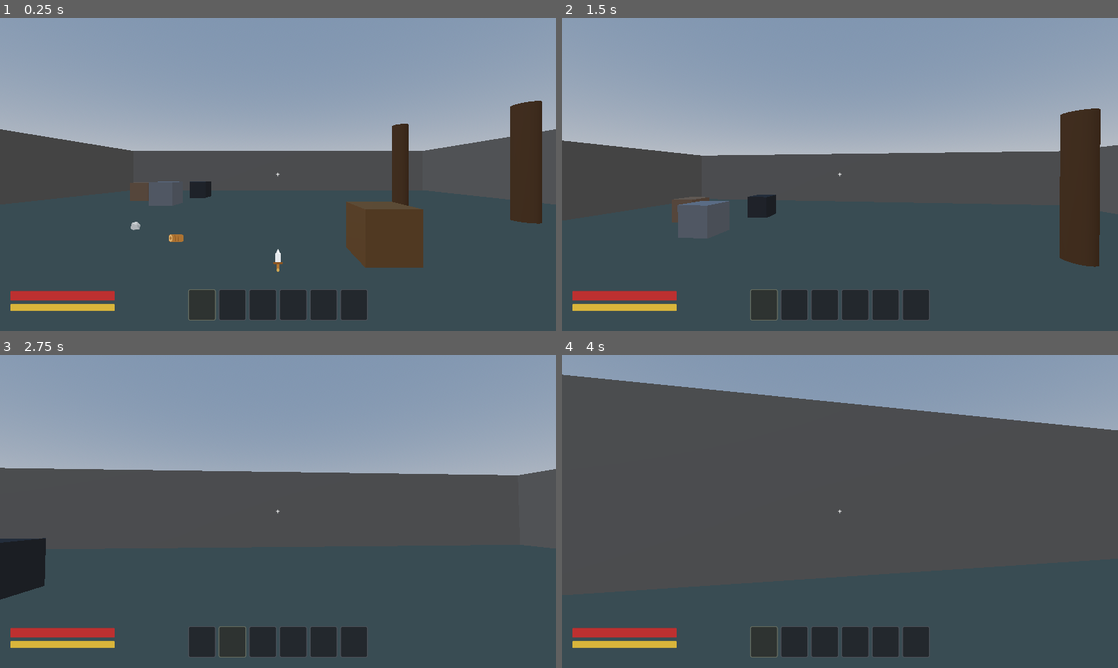
Above: before the commit, frames 1-4 (two rows, left to right).
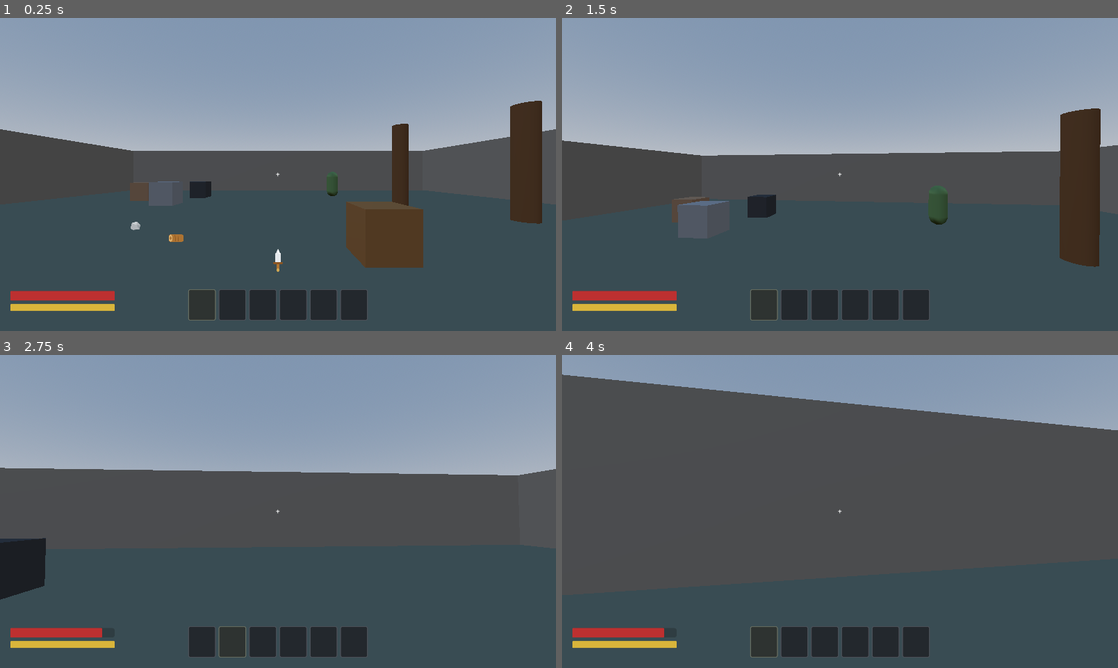
Above: after the commit, the same moments.

Repository: RosierKirill/QuietPlaceGame
Game: Godot game, scene res://world/test_room.tscn
The game is run twice, just before and just after one commit, with the same random seed, the same clock (stepped at 60 frames per second) and the same inputs.
Inputs (mouse positions are in pixels of both pictures, inside the frame that each line leads up to):
- Up to frame 1 (0.25 s): no input
- Up to frame 2 (1.5 s): tap Enter at 0.5 s; move the mouse to (867, 174) at 0.52 s; press the mouse at (867, 174) at 0.53 s; hold W (move_forward) from 0.53 s (still down); tap Space (jump) at 0.77 s; move the mouse to (812, 174) at 1.27 s; release the mouse at (812, 174) at 1.28 s; click (812, 174) at 1.35 s
- Up to frame 3 (2.75 s): keep holding W (move_forward); tap Space (jump) at 1.52 s; move the mouse to (289, 505) at 2.02 s; hold Mouse wheel down (hotbar_next) from 2.03 s (still down); click (289, 505) at 2.3 s
- Up to frame 4 (4 s): keep holding W (move_forward); move the mouse to (834, 517) at 2.77 s; release Mouse wheel down (hotbar_next) at 2.78 s; tap Mouse wheel up (hotbar_previous) at 2.85 s; tap Space (jump) at 3.02, 3.77 s; click (834, 517) at 3.05 s; move the mouse to (878, 514) at 3.52 s; hold E (interact) from 3.53 s (still down); click (878, 514) at 3.8 s

The runs differ from the first frame. In frame 1, less than 0.1% of the frame differs, in the area x 58-61%, y 49-57%; in frame 2, 0.3%, in the area x 65-70%, y 54-66%; in frame 3, less than 0.1%; in frame 4, less than 0.1%.

Commit message:
feat: ajoute la machine à états, la navigation et les créatures
Machine à états générique pilotant des nœuds State enfants : le comportement
se compose dans la scène, en ajoutant ou retirant des états, sans toucher au
code. Cinq états réutilisables — inactivité, errance, poursuite, attaque et
fuite — partagés par toutes les créatures.

Mob rassemble ce que mouton et zombie ont en commun : points de vie, zone
touchable, navigation et détection du joueur. Un coup encaissé désigne son
auteur comme cible, ce qui fait fuir le mouton et retourne le zombie contre
son agresseur, à partir du même mécanisme.

Le zombie poursuit et frappe le joueur, qui reçoit une Hurtbox sur sa propre
couche de collision afin que sa dague ne puisse pas le blesser lui-même.
Ajoute une surface de navigation couvrant le sol de la salle de test.

GAME-504 GAME-505 GAME-506 GAME-507 GAME-508

Diff:
--- /dev/null
+++ b/entities/mobs/mob.gd
@@ -0,0 +1,144 @@
+class_name Mob
+extends CharacterBody3D
+
+## Base commune à toutes les créatures.
+##
+## Porte ce que mouton et zombie ont en commun : points de vie, zone touchable,
+## navigation et détection du joueur. Le comportement, lui, vit entièrement
+## dans la [StateMachine] de la scène : c'est elle qui décide de fuir ou de
+## poursuivre, pas ce script.
+
+## Émis quand la créature meurt, juste avant sa disparition.
+signal died
+
+@export_group("Déplacement")
+## Vitesse de déplacement normale, en mètres par seconde.
+@export var move_speed: float = 2.0
+## Vitesse utilisée en poursuite ou en fuite.
+@export var alert_speed: float = 4.0
+## Vitesse de rotation vers la direction du déplacement.
+@export var turn_speed: float = 8.0
+
+@export_group("Perception")
+## Distance à laquelle la créature repère le joueur.
+@export var detection_radius: float = 12.0
+## Distance au-delà de laquelle elle le perd de vue.
+@export var lose_target_radius: float = 18.0
+## Groupe auquel appartient la cible recherchée.
+@export var target_group: StringName = &"player"
+## État rejoint quand la créature est blessée. Vide pour ne pas réagir.
+@export var hurt_state: StringName = &""
+
+@onready var health: Health = $Health
+@onready var navigation_agent: NavigationAgent3D = $NavigationAgent3D
+
+## Cible repérée, ou null.
+var target: Node3D
+
+var _gravity: float = ProjectSettings.get_setting("physics/3d/default_gravity", 9.8)
+
+
+func _ready() -> void:
+	health.died.connect(_on_died)
+
+	var hurtbox := get_node_or_null("Hurtbox") as Hurtbox
+	if hurtbox != null:
+		hurtbox.hit_received.connect(_on_hit_received)
+
+
+func _physics_process(delta: float) -> void:
+	if not is_on_floor():
+		velocity.y -= _gravity * delta
+
+	move_and_slide()
+
+
+## Fixe la destination de navigation.
+func set_destination(destination: Vector3) -> void:
+	navigation_agent.target_position = destination
+
+
+## Avance d'un pas le long du chemin calculé, à [param speed].
+## Ne fait rien si la destination est atteinte.
+func follow_path(delta: float, speed: float) -> void:
+	if navigation_agent.is_navigation_finished():
+		stop_moving(delta)
+		return
+
+	var next_point := navigation_agent.get_next_path_position()
+	var direction := (next_point - global_position)
+	direction.y = 0.0
+
+	if direction.length_squared() < 0.0001:
+		return
+
+	direction = direction.normalized()
+	velocity.x = direction.x * speed
+	velocity.z = direction.z * speed
+	_face_direction(direction, delta)
+
+
+## Amortit le déplacement horizontal jusqu'à l'arrêt.
+func stop_moving(delta: float) -> void:
+	velocity.x = move_toward(velocity.x, 0.0, move_speed * 4.0 * delta)
+	velocity.z = move_toward(velocity.z, 0.0, move_speed * 4.0 * delta)
+
+
+## Cherche la cible la plus proche du groupe surveillé, dans le rayon de détection.
+func acquire_target() -> Node3D:
+	var candidates := get_tree().get_nodes_in_group(target_group)
+
+	for candidate in candidates:
+		if not candidate is Node3D:
+			continue
+
+		var node := candidate as Node3D
+		if global_position.distance_to(node.global_position) <= detection_radius:
+			target = node
+			return target
+
+	return null
+
+
+## Distance à la cible, ou INF s'il n'y en a pas.
+func distance_to_target() -> float:
+	if target == null:
+		return INF
+	return global_position.distance_to(target.global_position)
+
+
+## Vrai si la cible est hors de portée et doit être oubliée.
+func has_lost_target() -> bool:
+	return target == null or distance_to_target() > lose_target_radius
+
+
+## Point aléatoire accessible autour de la position actuelle.
+func random_point_around(radius: float) -> Vector3:
+	var angle := randf() * TAU
+	var distance := randf_range(radius * 0.3, radius)
+	return global_position + Vector3(cos(angle) * distance, 0.0, sin(angle) * distance)
+
+
+## Oriente progressivement la créature vers [param direction].
+func _face_direction(direction: Vector3, delta: float) -> void:
+	var desired_yaw := atan2(-direction.x, -direction.z)
+	rotation.y = lerp_angle(rotation.y, desired_yaw, turn_speed * delta)
+
+
+## Un coup encaissé désigne son auteur comme cible et déclenche la réaction
+## configurée : fuir pour un mouton, se retourner contre l'agresseur pour un zombie.
+func _on_hit_received(_amount: float, source: Node) -> void:
+	if hurt_state == &"":
+		return
+
+	if source is Node3D:
+		target = source as Node3D
+
+	var state_machine := get_node_or_null("StateMachine") as StateMachine
+	if state_machine != null:
+		state_machine.travel(hurt_state)
+
+
+func _on_died() -> void:
+	died.emit()
+	queue_free()
--- /dev/null
+++ b/entities/mobs/sheep.tscn
@@ -0,0 +1,75 @@
+[gd_scene load_steps=11 format=3]
+
+[ext_resource type="Script" path="res://entities/mobs/mob.gd" id="1_mob"]
+[ext_resource type="Script" path="res://systems/combat/health.gd" id="2_health"]
+[ext_resource type="Script" path="res://systems/combat/hurtbox.gd" id="3_hurtbox"]
+[ext_resource type="Script" path="res://systems/ai/state_machine.gd" id="4_state_machine"]
+[ext_resource type="Script" path="res://entities/mobs/states/mob_idle_state.gd" id="5_idle"]
+[ext_resource type="Script" path="res://entities/mobs/states/mob_wander_state.gd" id="6_wander"]
+[ext_resource type="Script" path="res://entities/mobs/states/mob_flee_state.gd" id="7_flee"]
+
+[sub_resource type="StandardMaterial3D" id="Material_sheep"]
+albedo_color = Color(0.9, 0.89, 0.85, 1)
+roughness = 1.0
+
+[sub_resource type="CapsuleMesh" id="Mesh_sheep"]
+material = SubResource("Material_sheep")
+radius = 0.35
+height = 1.0
+
+[sub_resource type="CapsuleShape3D" id="Shape_sheep"]
+radius = 0.35
+height = 1.0
+
+[node name="Sheep" type="CharacterBody3D"]
+script = ExtResource("1_mob")
+move_speed = 1.2
+alert_speed = 4.2
+detection_radius = 5.0
+lose_target_radius = 14.0
+hurt_state = &"Flee"
+
+[node name="MeshInstance3D" type="MeshInstance3D" parent="."]
+transform = Transform3D(0, 0, 1, 0, 1, 0, -1, 0, 0, 0, 0.5, 0)
+mesh = SubResource("Mesh_sheep")
+
+[node name="CollisionShape3D" type="CollisionShape3D" parent="."]
+transform = Transform3D(1, 0, 0, 0, 1, 0, 0, 0, 1, 0, 0.5, 0)
+shape = SubResource("Shape_sheep")
+
+[node name="Health" type="Node" parent="."]
+script = ExtResource("2_health")
+max_health = 30.0
+
+[node name="Hurtbox" type="Area3D" parent="."]
+collision_layer = 2
+collision_mask = 0
+script = ExtResource("3_hurtbox")
+health = NodePath("../Health")
+
+[node name="CollisionShape3D" type="CollisionShape3D" parent="Hurtbox"]
+transform = Transform3D(1, 0, 0, 0, 1, 0, 0, 0, 1, 0, 0.5, 0)
+shape = SubResource("Shape_sheep")
+
+[node name="NavigationAgent3D" type="NavigationAgent3D" parent="."]
+path_desired_distance = 0.6
+target_desired_distance = 0.8
+
+[node name="StateMachine" type="Node" parent="."]
+script = ExtResource("4_state_machine")
+initial_state = &"Idle"
+
+[node name="Idle" type="Node" parent="StateMachine"]
+script = ExtResource("5_idle")
+alert_state = &"Flee"
+next_state = &"Wander"
+
+[node name="Wander" type="Node" parent="StateMachine"]
+script = ExtResource("6_wander")
+wander_radius = 5.0
+alert_state = &"Flee"
+next_state = &"Idle"
+
+[node name="Flee" type="Node" parent="StateMachine"]
+script = ExtResource("7_flee")
+calm_state = &"Idle"
--- /dev/null
+++ b/entities/mobs/states/mob_attack_state.gd
@@ -0,0 +1,49 @@
+class_name MobAttackState
+extends State
+
+## La créature frappe sa cible, marque un temps de récupération,
+## puis repart en poursuite.
+
+## Chemin vers la [Hitbox] utilisée pour frapper.
+@export var hitbox_path: NodePath = ^"../../Hitbox"
+## Durée pendant laquelle la zone de dégâts reste ouverte, en secondes.
+@export var strike_duration: float = 0.25
+## Temps de récupération entre deux coups, en secondes.
+@export var recovery_duration: float = 1.0
+## Distance au-delà de laquelle la cible est considérée hors de portée.
+@export var attack_range: float = 2.2
+## État rejoint après le coup.
+@export var next_state: StringName = &"Chase"
+
+@onready var _mob: Mob = get_parent().get_parent() as Mob
+@onready var _hitbox: Hitbox = get_node_or_null(hitbox_path) as Hitbox
+
+var _elapsed: float = 0.0
+var _strike_closed: bool = false
+
+
+func enter() -> void:
+	_elapsed = 0.0
+	_strike_closed = false
+
+	if _hitbox != null:
+		_hitbox.activate()
+
+
+func exit() -> void:
+	if _hitbox != null:
+		_hitbox.deactivate()
+
+
+func physics_update(delta: float) -> void:
+	_mob.stop_moving(delta)
+	_elapsed += delta
+
+	# La zone de dégâts ne reste ouverte que le temps du geste.
+	if not _strike_closed and _elapsed >= strike_duration:
+		_strike_closed = true
+		if _hitbox != null:
+			_hitbox.deactivate()
+
+	if _elapsed >= strike_duration + recovery_duration:
+		travel(next_state)
--- /dev/null
+++ b/entities/mobs/states/mob_chase_state.gd
@@ -0,0 +1,28 @@
+class_name MobChaseState
+extends State
+
+## La créature poursuit sa cible jusqu'à être à portée d'attaque,
+## ou abandonne si la cible s'éloigne trop.
+
+## Distance à laquelle l'attaque se déclenche.
+@export var attack_range: float = 1.8
+## État rejoint une fois à portée.
+@export var attack_state: StringName = &"Attack"
+## État rejoint quand la cible est perdue.
+@export var lost_state: StringName = &"Idle"
+
+@onready var _mob: Mob = get_parent().get_parent() as Mob
+
+
+func physics_update(delta: float) -> void:
+	if _mob.has_lost_target():
+		_mob.target = null
+		travel(lost_state)
+		return
+
+	if _mob.distance_to_target() <= attack_range:
+		travel(attack_state)
+		return
+
+	_mob.set_destination(_mob.target.global_position)
+	_mob.follow_path(delta, _mob.alert_speed)
--- /dev/null
+++ b/entities/mobs/states/mob_flee_state.gd
@@ -0,0 +1,44 @@
+class_name MobFleeState
+extends State
+
+## La créature s'éloigne de ce qui l'effraie, puis se calme une fois
+## suffisamment loin.
+
+## Distance de sécurité au-delà de laquelle la créature cesse de fuir.
+@export var safe_distance: float = 14.0
+## Distance parcourue à chaque nouvelle destination de fuite.
+@export var flee_step: float = 6.0
+## État rejoint une fois la menace distancée.
+@export var calm_state: StringName = &"Idle"
+
+@onready var _mob: Mob = get_parent().get_parent() as Mob
+
+
+func enter() -> void:
+	_pick_escape_destination()
+
+
+func physics_update(delta: float) -> void:
+	if _mob.target == null or _mob.distance_to_target() >= safe_distance:
+		_mob.target = null
+		travel(calm_state)
+		return
+
+	if _mob.navigation_agent.is_navigation_finished():
+		_pick_escape_destination()
+
+	_mob.follow_path(delta, _mob.alert_speed)
+
+
+## Choisit un point situé à l'opposé de la menace.
+func _pick_escape_destination() -> void:
+	if _mob.target == null:
+		return
+
+	var away := _mob.global_position - _mob.target.global_position
+	away.y = 0.0
+
+	if away.length_squared() < 0.0001:
+		away = Vector3.FORWARD
+
+	_mob.set_destination(_mob.global_position + away.normalized() * flee_step)
--- /dev/null
+++ b/entities/mobs/states/mob_idle_state.gd
@@ -0,0 +1,34 @@
+class_name MobIdleState
+extends State
+
+## La créature s'arrête un moment, puis repart en errance.
+## Si elle repère une cible, elle bascule vers l'état d'alerte configuré.
+
+## Durée minimale de la pause, en secondes.
+@export var minimum_duration: float = 1.0
+## Durée maximale de la pause, en secondes.
+@export var maximum_duration: float = 3.0
+## État rejoint quand une cible est repérée. Vide pour ignorer les cibles.
+@export var alert_state: StringName = &""
+## État rejoint à la fin de la pause.
+@export var next_state: StringName = &"Wander"
+
+@onready var _mob: Mob = get_parent().get_parent() as Mob
+
+var _remaining: float = 0.0
+
+
+func enter() -> void:
+	_remaining = randf_range(minimum_duration, maximum_duration)
+
+
+func physics_update(delta: float) -> void:
+	_mob.stop_moving(delta)
+
+	if alert_state != &"" and _mob.acquire_target() != null:
+		travel(alert_state)
+		return
+
+	_remaining -= delta
+	if _remaining <= 0.0:
+		travel(next_state)
--- /dev/null
+++ b/entities/mobs/states/mob_wander_state.gd
@@ -0,0 +1,36 @@
+class_name MobWanderState
+extends State
+
+## La créature marche jusqu'à un point tiré au hasard autour d'elle,
+## puis retourne à l'inactivité.
+
+## Rayon, en mètres, dans lequel le point de destination est tiré.
+@export var wander_radius: float = 6.0
+## Délai au-delà duquel on abandonne le trajet, en secondes.
+@export var give_up_after: float = 6.0
+## État rejoint quand une cible est repérée. Vide pour ignorer les cibles.
+@export var alert_state: StringName = &""
+## État rejoint une fois le point atteint.
+@export var next_state: StringName = &"Idle"
+
+@onready var _mob: Mob = get_parent().get_parent() as Mob
+
+var _elapsed: float = 0.0
+
+
+func enter() -> void:
+	_elapsed = 0.0
+	_mob.set_destination(_mob.random_point_around(wander_radius))
+
+
+func physics_update(delta: float) -> void:
+	if alert_state != &"" and _mob.acquire_target() != null:
+		travel(alert_state)
+		return
+
+	_elapsed += delta
+	if _mob.navigation_agent.is_navigation_finished() or _elapsed >= give_up_after:
+		travel(next_state)
+		return
+
+	_mob.follow_path(delta, _mob.move_speed)
--- /dev/null
+++ b/entities/mobs/zombie.tscn
@@ -0,0 +1,94 @@
+[gd_scene load_steps=13 format=3]
+
+[ext_resource type="Script" path="res://entities/mobs/mob.gd" id="1_mob"]
+[ext_resource type="Script" path="res://systems/combat/health.gd" id="2_health"]
+[ext_resource type="Script" path="res://systems/combat/hurtbox.gd" id="3_hurtbox"]
+[ext_resource type="Script" path="res://systems/combat/hitbox.gd" id="4_hitbox"]
+[ext_resource type="Script" path="res://systems/ai/state_machine.gd" id="5_state_machine"]
+[ext_resource type="Script" path="res://entities/mobs/states/mob_idle_state.gd" id="6_idle"]
+[ext_resource type="Script" path="res://entities/mobs/states/mob_wander_state.gd" id="7_wander"]
+[ext_resource type="Script" path="res://entities/mobs/states/mob_chase_state.gd" id="8_chase"]
+[ext_resource type="Script" path="res://entities/mobs/states/mob_attack_state.gd" id="9_attack"]
+
+[sub_resource type="StandardMaterial3D" id="Material_zombie"]
+albedo_color = Color(0.36, 0.5, 0.31, 1)
+roughness = 0.9
+
+[sub_resource type="CapsuleMesh" id="Mesh_zombie"]
+material = SubResource("Material_zombie")
+radius = 0.4
+height = 1.8
+
+[sub_resource type="CapsuleShape3D" id="Shape_zombie"]
+radius = 0.4
+height = 1.8
+
+[node name="Zombie" type="CharacterBody3D"]
+script = ExtResource("1_mob")
+move_speed = 1.6
+alert_speed = 3.4
+detection_radius = 14.0
+lose_target_radius = 20.0
+hurt_state = &"Chase"
+
+[node name="MeshInstance3D" type="MeshInstance3D" parent="."]
+transform = Transform3D(1, 0, 0, 0, 1, 0, 0, 0, 1, 0, 0.9, 0)
+mesh = SubResource("Mesh_zombie")
+
+[node name="CollisionShape3D" type="CollisionShape3D" parent="."]
+transform = Transform3D(1, 0, 0, 0, 1, 0, 0, 0, 1, 0, 0.9, 0)
+shape = SubResource("Shape_zombie")
+
+[node name="Health" type="Node" parent="."]
+script = ExtResource("2_health")
+max_health = 60.0
+
+[node name="Hurtbox" type="Area3D" parent="."]
+collision_layer = 2
+collision_mask = 0
+script = ExtResource("3_hurtbox")
+health = NodePath("../Health")
+
+[node name="CollisionShape3D" type="CollisionShape3D" parent="Hurtbox"]
+transform = Transform3D(1, 0, 0, 0, 1, 0, 0, 0, 1, 0, 0.9, 0)
+shape = SubResource("Shape_zombie")
+
+[node name="Hitbox" type="Area3D" parent="."]
+transform = Transform3D(1, 0, 0, 0, 1, 0, 0, 0, 1, 0, 1, -0.9)
+collision_layer = 0
+collision_mask = 4
+monitoring = false
+script = ExtResource("4_hitbox")
+damage = 12.0
+
+[node name="CollisionShape3D" type="CollisionShape3D" parent="Hitbox"]
+shape = SubResource("Shape_zombie")
+
+[node name="NavigationAgent3D" type="NavigationAgent3D" parent="."]
+path_desired_distance = 0.6
+target_desired_distance = 0.8
+
+[node name="StateMachine" type="Node" parent="."]
+script = ExtResource("5_state_machine")
+initial_state = &"Idle"
+
+[node name="Idle" type="Node" parent="StateMachine"]
+script = ExtResource("6_idle")
+alert_state = &"Chase"
+next_state = &"Wander"
+
+[node name="Wander" type="Node" parent="StateMachine"]
+script = ExtResource("7_wander")
+wander_radius = 7.0
+alert_state = &"Chase"
+next_state = &"Idle"
+
+[node name="Chase" type="Node" parent="StateMachine"]
+script = ExtResource("8_chase")
+attack_range = 1.8
+attack_state = &"Attack"
+lost_state = &"Idle"
+
+[node name="Attack" type="Node" parent="StateMachine"]
+script = ExtResource("9_attack")
+next_state = &"Chase"
--- a/player/player.tscn
+++ b/player/player.tscn
@@ -8,6 +8,7 @@
 [ext_resource type="Script" path="res://systems/inventory/inventory.gd" id="6_inventory"]
 [ext_resource type="Script" path="res://player/weapon_holder.gd" id="7_weapon"]
 [ext_resource type="Script" path="res://systems/combat/hitbox.gd" id="8_hitbox"]
+[ext_resource type="Script" path="res://systems/combat/hurtbox.gd" id="9_hurtbox"]
 
 [sub_resource type="StandardMaterial3D" id="Material_blade"]
 albedo_color = Color(0.81, 0.83, 0.86, 1)
@@ -25,7 +26,7 @@
 radius = 0.4
 height = 1.8
 
-[node name="Player" type="CharacterBody3D"]
+[node name="Player" type="CharacterBody3D" groups=["player"]]
 script = ExtResource("1_controller")
 
 [node name="CollisionShape3D" type="CollisionShape3D" parent="."]
@@ -63,6 +64,16 @@
 target_position = Vector3(0, 0, -3)
 script = ExtResource("2_ray")
 
+[node name="Hurtbox" type="Area3D" parent="."]
+collision_layer = 4
+collision_mask = 0
+script = ExtResource("9_hurtbox")
+health = NodePath("../Health")
+
+[node name="CollisionShape3D" type="CollisionShape3D" parent="Hurtbox"]
+transform = Transform3D(1, 0, 0, 0, 1, 0, 0, 0, 1, 0, 0.9, 0)
+shape = SubResource("CapsuleShape3D_body")
+
 [node name="Health" type="Node" parent="."]
 script = ExtResource("4_health")
 
--- /dev/null
+++ b/systems/ai/state.gd
@@ -0,0 +1,31 @@
+class_name State
+extends Node
+
+## Un état d'une [StateMachine].
+##
+## Classe de base à hériter. Chaque état est un nœud enfant de la machine, et
+## son nom de nœud sert d'identifiant pour les transitions.
+
+## Machine qui pilote cet état. Renseignée automatiquement au démarrage.
+var state_machine: StateMachine
+
+
+## Appelé une fois à l'entrée dans l'état.
+func enter() -> void:
+	pass
+
+
+## Appelé une fois à la sortie de l'état.
+func exit() -> void:
+	pass
+
+
+## Appelé à chaque pas de physique tant que l'état est actif.
+func physics_update(_delta: float) -> void:
+	pass
+
+
+## Raccourci vers [method StateMachine.travel].
+func travel(state_name: StringName) -> void:
+	if state_machine != null:
+		state_machine.travel(state_name)
--- /dev/null
+++ b/systems/ai/state_machine.gd
@@ -0,0 +1,56 @@
+class_name StateMachine
+extends Node
+
+## Machine à états simple, pilotant ses nœuds [State] enfants.
+##
+## Un seul état est actif à la fois. Les transitions se font par nom de nœud,
+## ce qui permet de composer un comportement en ajoutant ou retirant des états
+## dans la scène, sans toucher au code de la machine. Le mouton et le zombie
+## partagent ainsi la même mécanique, avec des états différents.
+
+## Émis à chaque changement d'état.
+signal state_changed(state_name: StringName)
+
+## Nom du nœud enfant par lequel commencer.
+@export var initial_state: StringName = &"Idle"
+
+## État actuellement actif, ou null avant le premier démarrage.
+var current_state: State
+
+
+func _ready() -> void:
+	for child in get_children():
+		if child is State:
+			(child as State).state_machine = self
+
+	# Différé : les composants frères (santé, navigation) doivent être prêts.
+	travel.call_deferred(initial_state)
+
+
+func _physics_process(delta: float) -> void:
+	if current_state != null:
+		current_state.physics_update(delta)
+
+
+## Bascule vers l'état portant le nom de nœud [param state_name].
+func travel(state_name: StringName) -> void:
+	var next := get_node_or_null(NodePath(String(state_name))) as State
+
+	if next == null:
+		push_warning("StateMachine : état '%s' introuvable." % state_name)
+		return
+
+	if next == current_state:
+		return
+
+	if current_state != null:
+		current_state.exit()
+
+	current_state = next
+	current_state.enter()
+	state_changed.emit(state_name)
+
+
+## Nom de l'état actif, ou une chaîne vide.
+func get_current_state_name() -> StringName:
+	return current_state.name if current_state != null else &""
--- a/world/test_room.tscn
+++ b/world/test_room.tscn
@@ -10,6 +10,8 @@
 [ext_resource type="PackedScene" path="res://entities/resources/stone.tscn" id="8_stone"]
 [ext_resource type="PackedScene" path="res://entities/resources/iron_vein.tscn" id="9_iron"]
 [ext_resource type="PackedScene" path="res://entities/resources/coal_vein.tscn" id="10_coal"]
+[ext_resource type="PackedScene" path="res://entities/mobs/zombie.tscn" id="11_zombie"]
+[ext_resource type="PackedScene" path="res://entities/mobs/sheep.tscn" id="12_sheep"]
 
 [sub_resource type="ProceduralSkyMaterial" id="ProceduralSkyMaterial_sky"]
 
@@ -51,6 +53,10 @@
 material = SubResource("StandardMaterial3D_crate")
 
 [sub_resource type="BoxShape3D" id="BoxShape3D_crate"]
+
+[sub_resource type="NavigationMesh" id="NavigationMesh_floor"]
+vertices = PackedVector3Array(-14, 0.05, -14, 14, 0.05, -14, 14, 0.05, 14, -14, 0.05, 14)
+polygons = [PackedInt32Array(0, 3, 2), PackedInt32Array(0, 2, 1)]
 
 [node name="TestRoom" type="Node3D"]
 
@@ -150,3 +156,15 @@
 
 [node name="CoalVein1" parent="." instance=ExtResource("10_coal")]
 transform = Transform3D(1, 0, 0, 0, 1, 0, 0, 0, 1, -5.5, 0, -8.5)
+
+[node name="NavigationRegion3D" type="NavigationRegion3D" parent="."]
+navigation_mesh = SubResource("NavigationMesh_floor")
+
+[node name="Zombie1" parent="." instance=ExtResource("11_zombie")]
+transform = Transform3D(1, 0, 0, 0, 1, 0, 0, 0, 1, 4, 0, -9)
+
+[node name="Sheep1" parent="." instance=ExtResource("12_sheep")]
+transform = Transform3D(1, 0, 0, 0, 1, 0, 0, 0, 1, -3, 0, 9)
+
+[node name="Sheep2" parent="." instance=ExtResource("12_sheep")]
+transform = Transform3D(1, 0, 0, 0, 1, 0, 0, 0, 1, -6, 0, 7)
Not shown: 1 places in player/player.tscn that only renumber resources
Not shown: 1 places in world/test_room.tscn that only renumber resources
